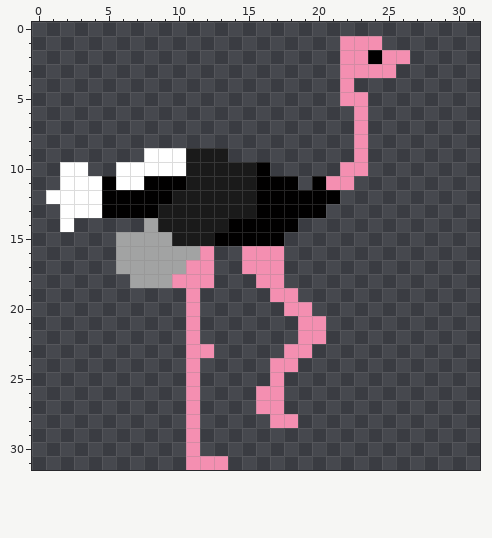
Two versions of one pixel-art sprite, Images/Player/Ostrich/player7.png. The picture above was drawn from the file before the commit.
The file is 32x32 pixels. Colours within 5 levels of each other are drawn and written as one.
The same view after the edit:
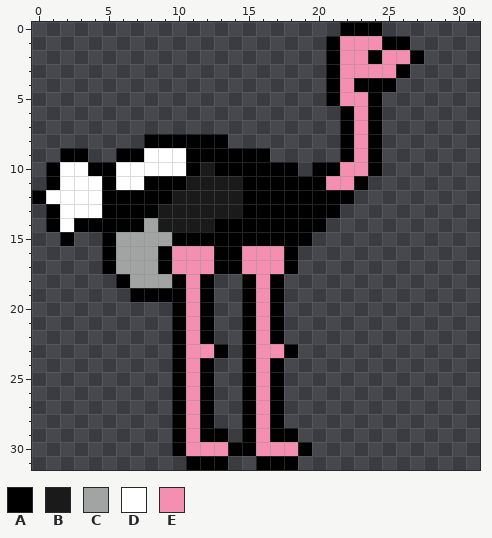
Palette (. is transparent): A #010000  B #1a1a1a  C #a2a3a3  D #ffffff  E #f48fb1
What changed:
Changed rows in their new state; - is an unchanged pixel.
first column x 0:
 0 ----------------------AAA---
 1 ---------------------A---AA-
 2 ---------------------A-----A
 3 ---------------------A----A-
 4 ---------------------A-AAA--
 5 ---------------------A--A---
 6 ----------------------A-A---
 7 ----------------------A-A---
 8 --------AAAAAA--------A-A---
 9 --AA--AA---AAAAAA-----A-A---
10 -A--AA-----A-AAA-AA-AA--A---
11 -A-------------A---A---A----
12 A--------------A------A-----
13 -A-------------A-----A------
14 -A-AAAAA-----A-----AA-------
15 --A--A----AAA-----AA--------
16 -----A---AEE-AA---A---------
17 -----A---AE--AA---A---------
18 ------A---A-A--A-A----------
19 -------AAAA-A--AEA.---------
20 ----------A-A--AEA..--------
21 ----------A-A--AEA-..-------
22 ----------A-A--AEA-..-------
23 ----------A--A-AEEA.--------
24 ----------A-A--AEA.---------
25 ----------A-A--AEA----------
26 ----------A-A--A-A----------
27 ----------A-A--A-A----------
28 ----------A-A--AEA.---------
29 ----------A-AA-AEAA---------
30 ----------A-EEAAEEEA--------
31 -----------AAA--AAA---------
Where, in picture pixels (left, top, right, bottom), the same in both pictures:
changed: (32, 22, 424, 470)
